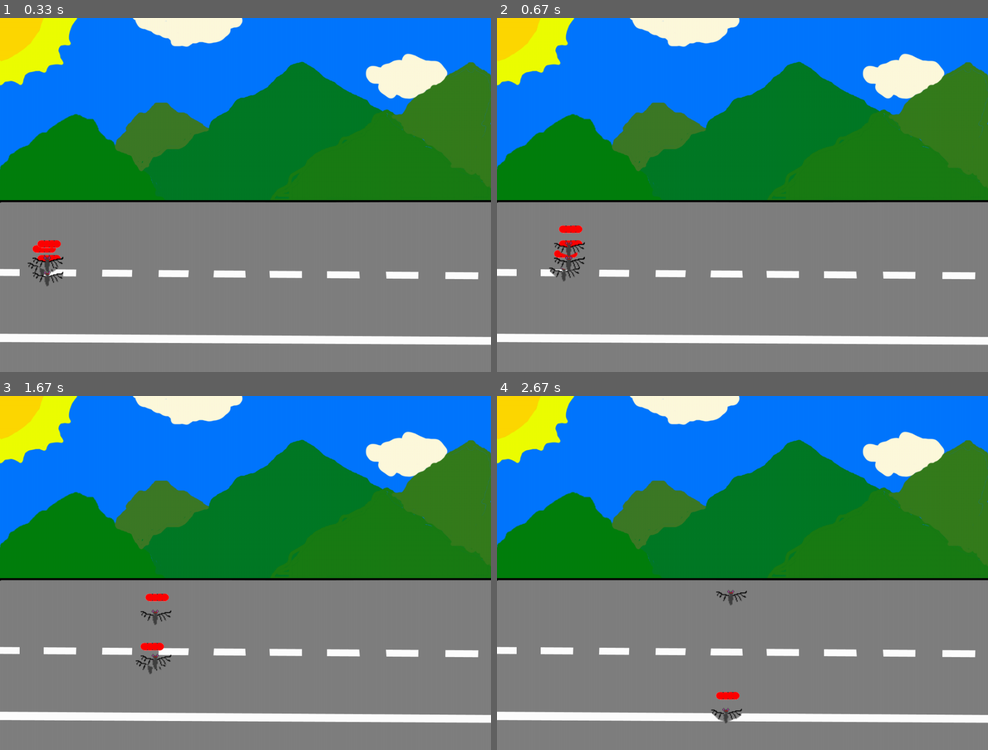
Above: before the commit, frames 1-4 (two rows, left to right).
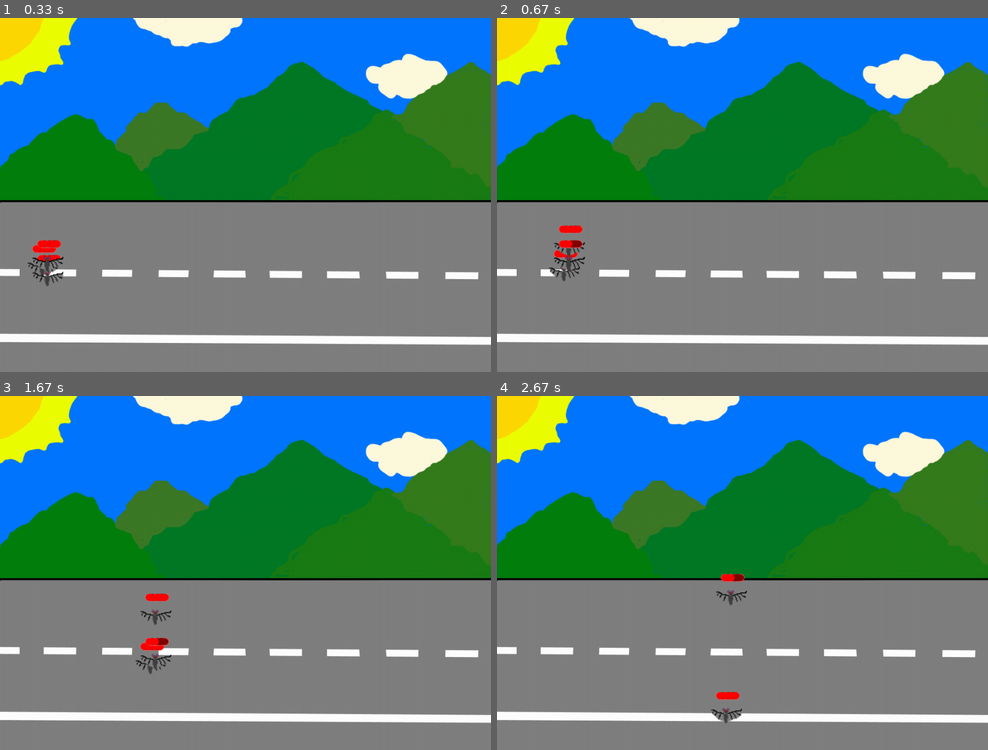
Above: after the commit, the same moments.

Repository: isnPC/Antoine-Leo-Mickael
Game: pygame game, started from Jeu.py
Same seed, same stepped clock (60 frames per second), same inputs: the game is played once before the commit and once after it.
Inputs:
- Up to frame 1 (0.33 s): no input
- Up to frame 2 (0.67 s): tap Space at 0.33 s
- Up to frame 3 (1.67 s): tap Space at 0.73, 1.03, 1.23, 1.57 s
- Up to frame 4 (2.67 s): tap Space at 1.87, 2.07, 2.37, 2.63 s

Frame 1 is identical in both runs. In frame 2, less than 0.1% of the frame differs, in the area x 12-18%, y 62-66%; in frame 3, less than 0.1%; in frame 4, 0.1%, in the area x 45-51%, y 50-53%.

Commit message:
Add files via upload

Diff:
--- a/Jeu.py
+++ b/Jeu.py
@@ -35,11 +35,11 @@
     """Affiche les pvs du mob au dessus de sa tête"""
     if mob.health == mob.max_health:
         ecran.blit(bar2vie100, (mob.rect.x + 10, mob.rect.y - 20))
-    elif mob.health < mob.max_health and mob.health > mob.max_health*0.75:
+    elif mob.health > mob.max_health*0.75:
         ecran.blit(bar2vie75, (mob.rect.x + 10, mob.rect.y - 20))
-    elif mob.health < mob.health*0.75 and mob.health > mob.max_health*0.5:
+    elif mob.health > mob.max_health*0.5:
         ecran.blit(bar2vie50, (mob.rect.x + 10, mob.rect.y - 20))
-    elif mob.health < mob.max_health*0.5 and mob.health > mob.max_health*0.25:
+    elif mob.health > mob.max_health*0.25:
         ecran.blit(bar2vie25, (mob.rect.x + 10, mob.rect.y - 20))
     elif mob.health == mob.max_health*0:
         ecran.blit(bar2vie0, (mob.rect.x + 10, mob.rect.y - 20))
